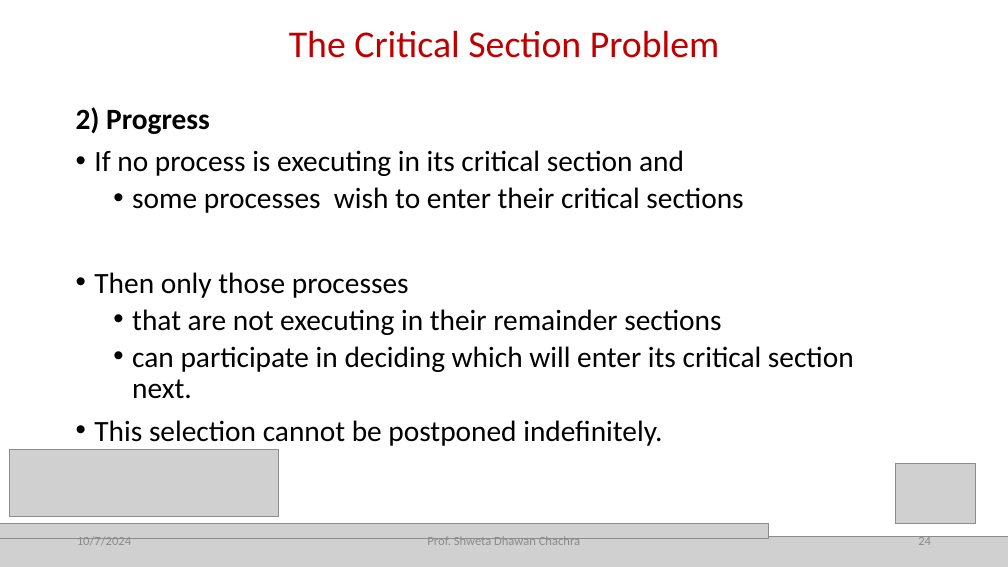
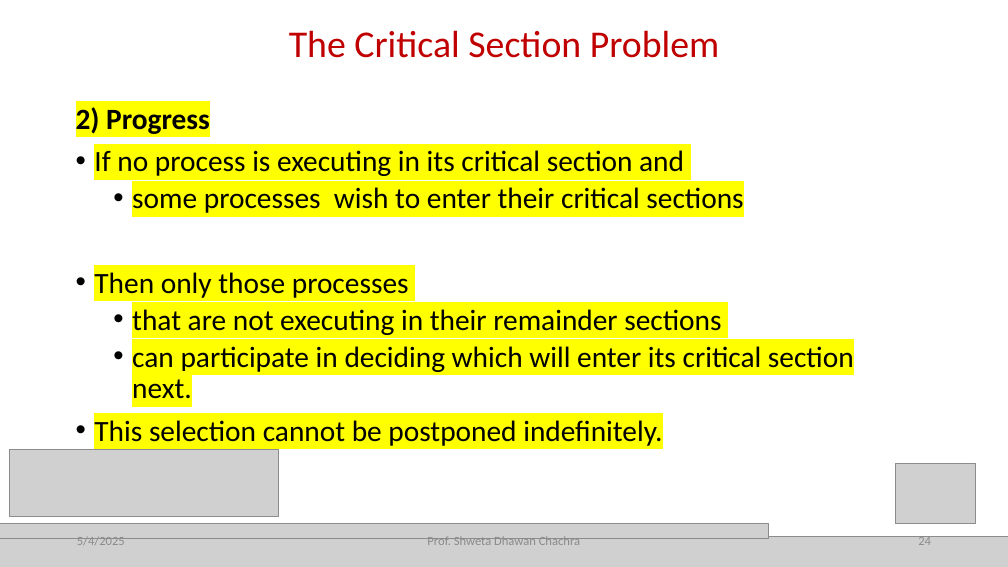
Before and after one commit to Om-Thanage/SY-NOTES, a slide deck: slide 24 of Sem 4/OS/SDC_3.2_3.3.pptx. Drawn at 1008x567 pixels with LibreOffice and Linux fonts; fonts in the diff are those of the drawing; grey boxes stand for pictures. Boxes give left, top, right and bottom in pixels: in the first picture for what was removed or moved away, otherwise in the second. Text is boxed around its words. In the diff, an @@ line names an element or a change of style, - is before the commit and + after.

```diff
--- a/Sem 4/OS/SDC_3.2_3.3.pptx
+++ b/Sem 4/OS/SDC_3.2_3.3.pptx
@@ text "2) Progress" at [76,107,854,446]: highlight none to #FFFF00 @@
@@ text at [77,537,125,545]: text changed @@
-10/7/2024
+5/4/2025
```
Also in this commit, not shown: 239 other slides changed, 50 other files.
